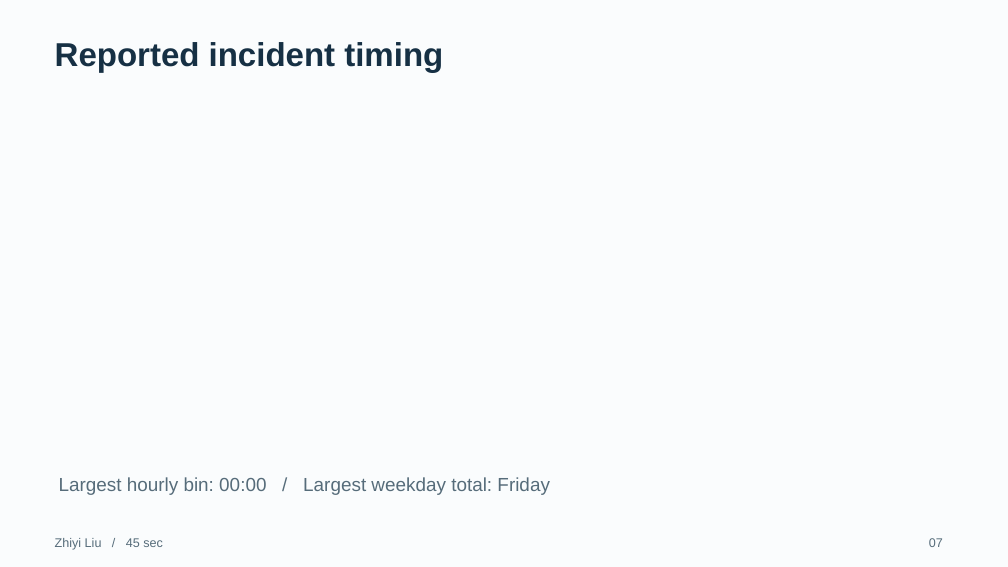
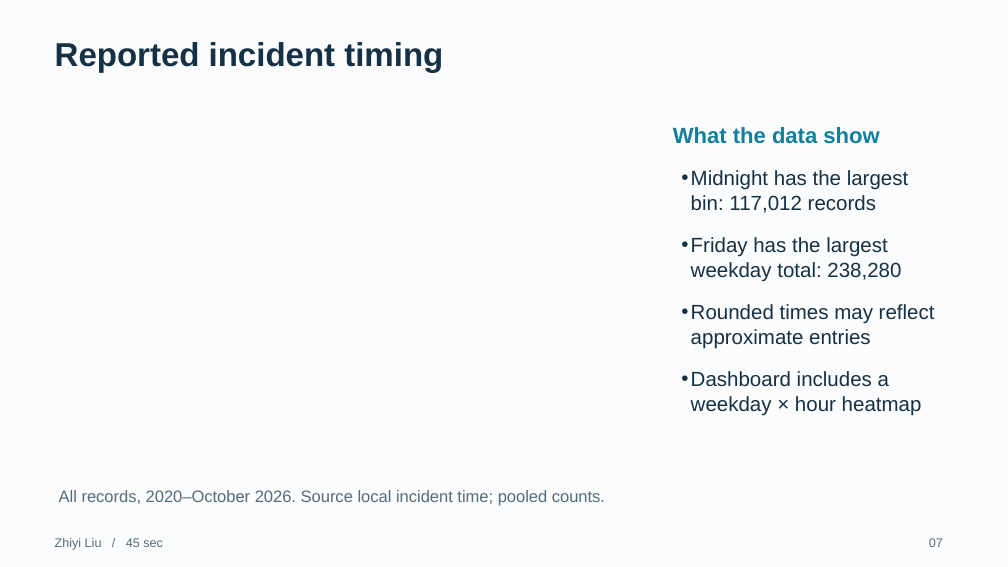
Before and after one commit to 1uf3n/Chicago-Crime-Analysis, a slide deck: slide 7 of presentation/Chicago_Crime_10_Minutes.pptx. Drawn at 1008x567 pixels with LibreOffice and Linux fonts; fonts in the diff are those of the drawing. Boxes give left, top, right and bottom in pixels: in the first picture for what was removed or moved away, otherwise in the second. Text is boxed around its words. In the diff, an @@ line names an element or a change of style, - is before the commit and + after.

```diff
--- a/presentation/Chicago_Crime_10_Minutes.pptx
+++ b/presentation/Chicago_Crime_10_Minutes.pptx
@@ text added at bbox=[673, 127, 879, 144], 21 pt, text #137F9B, bold @@
+What the data show
@@ text added at bbox=[691, 170, 935, 416], 19.5 pt, text #163044 @@
+• Midnight has the largest bin: 117,012 records
+• Friday has the largest weekday total: 238,280
+• Rounded times may reflect approximate entries
+• Dashboard includes a weekday × hour heatmap
@@ text removed at bbox=[59, 477, 549, 495] @@
-Largest hourly bin: 00:00 / Largest weekday total: Friday
@@ text added at bbox=[59, 490, 605, 506], 15.8 pt, text #566C7A @@
+All records, 2020–October 2026. Source local incident time; pooled counts.
```
Also in this commit, not shown: 11 other slides changed.
